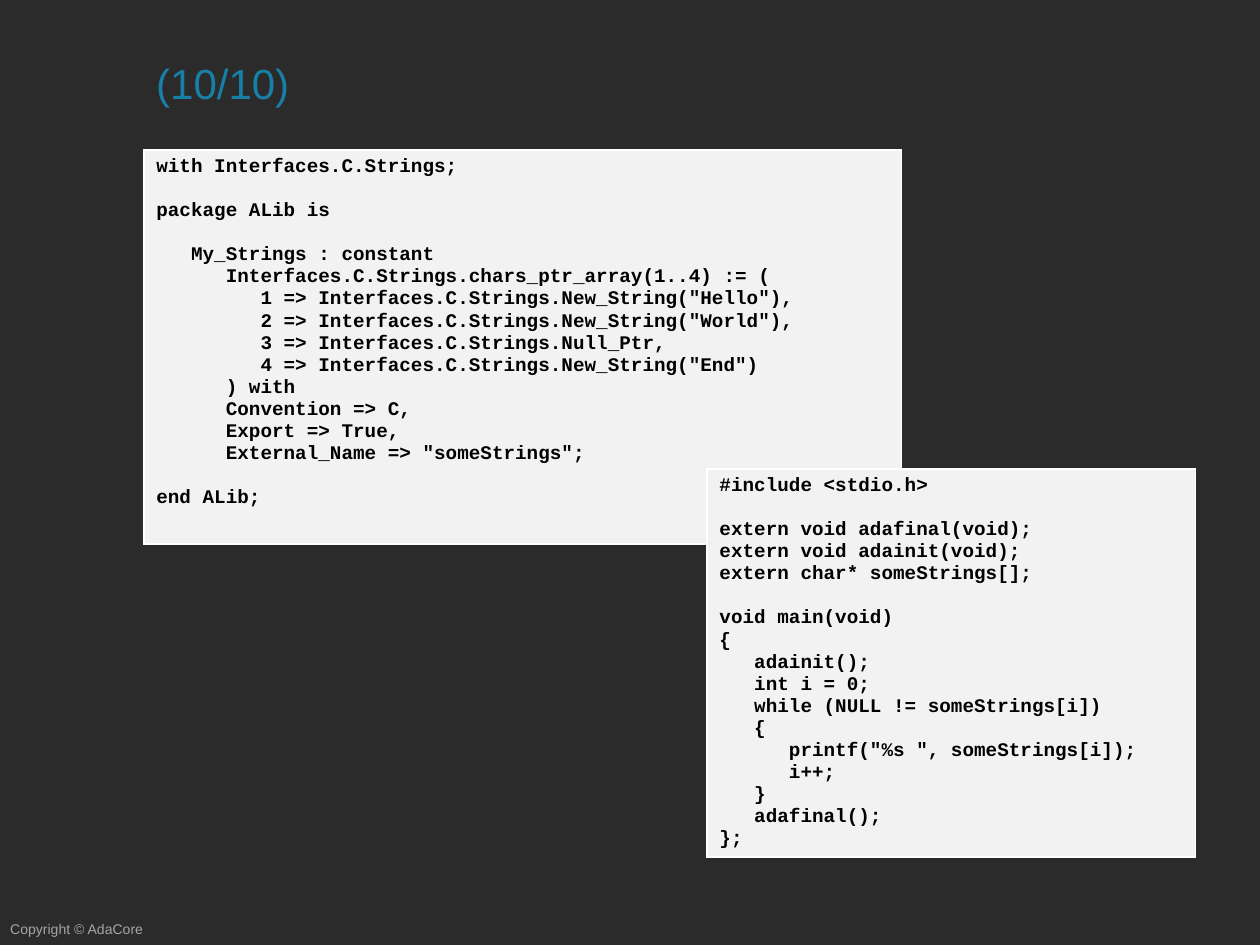
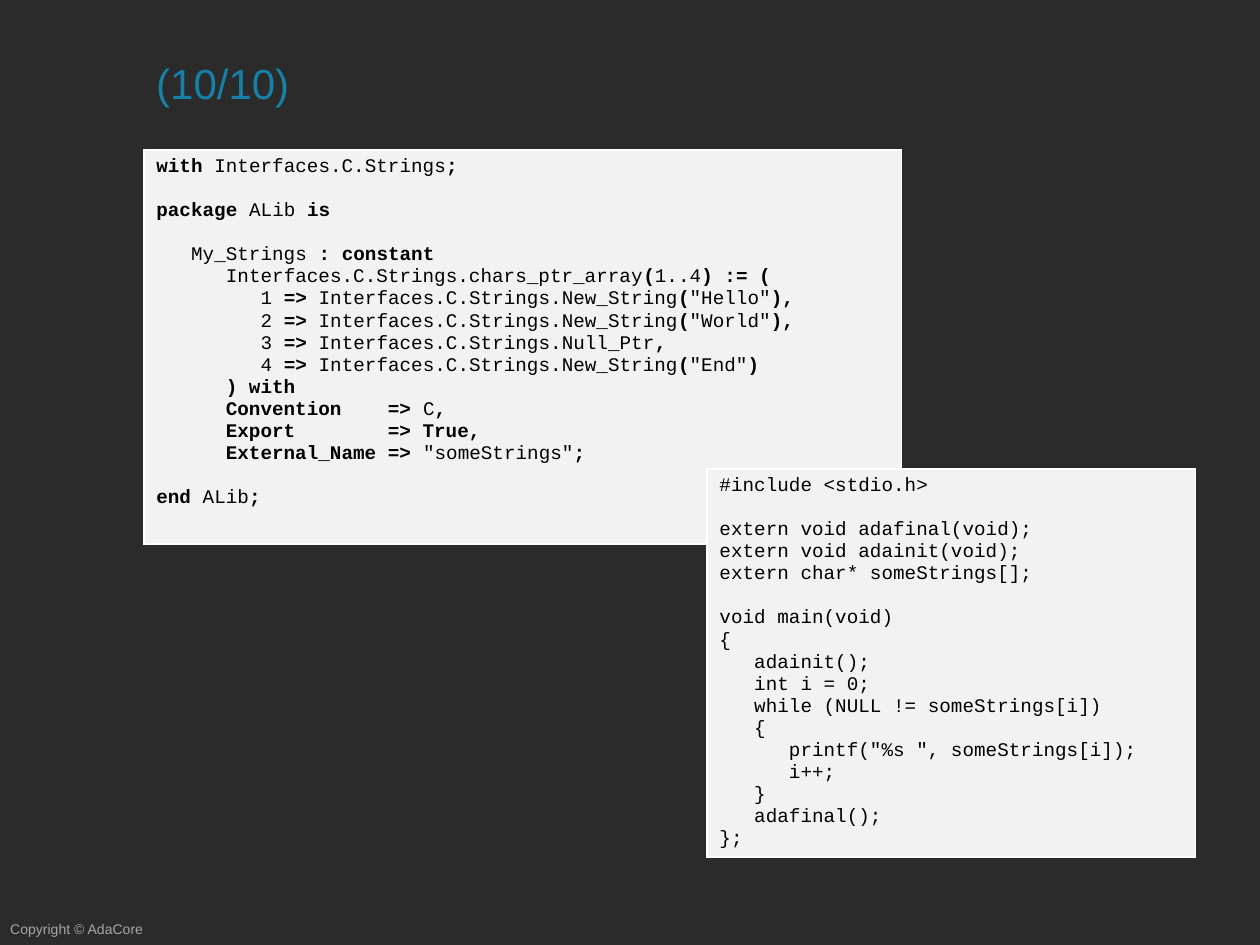
Before and after one commit to AdaCoreU/Courses, a slide deck: slide 35 of lectures/04_Mixed_Language_Programming_In_Ada/02_Ada_and_C/Slides/02_Ada_And_C.pptx. Drawn at 1260x945 pixels with LibreOffice and Linux fonts; fonts in the diff are those of the drawing; background and template pictures are left out; a plain dark background stands for a picture behind light text. Boxes give left, top, right and bottom in pixels: in the first picture for what was removed or moved away, otherwise in the second. Text is boxed around its words. In the diff, an @@ line names an element or a change of style, - is before the commit and + after.

```diff
--- a/lectures/04_Mixed_Language_Programming_In_Ada/02_Ada_and_C/Slides/02_Ada_And_C.pptx
+++ b/lectures/04_Mixed_Language_Programming_In_Ada/02_Ada_and_C/Slides/02_Ada_And_C.pptx
@@ table at bbox=[144, 150, 901, 544] @@
@@ bold off in "Interfaces.C.Strings;", "ALib", "My_Strings", "Interfaces.C.Strings.chars_ptr_array(1..4)" and 7 more places @@
@@ table at bbox=[707, 469, 1196, 874] @@
@@ bold off @@
```
Also in this commit, not shown: 27 other slides changed, 1 other file.
